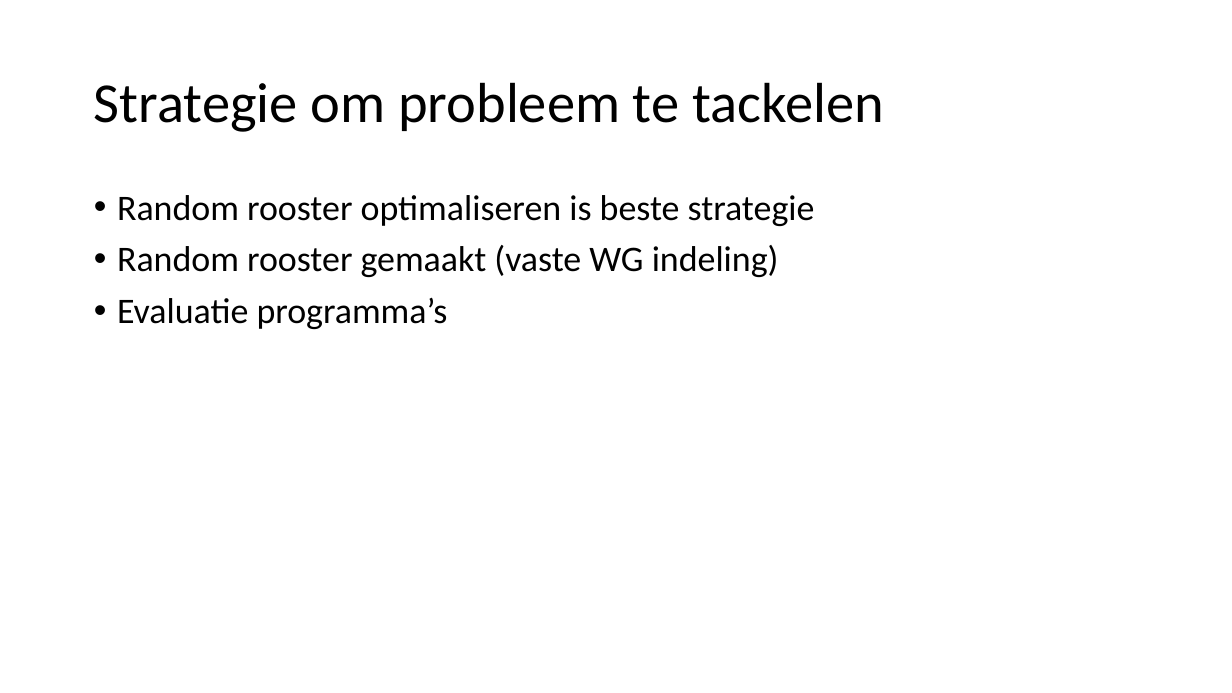
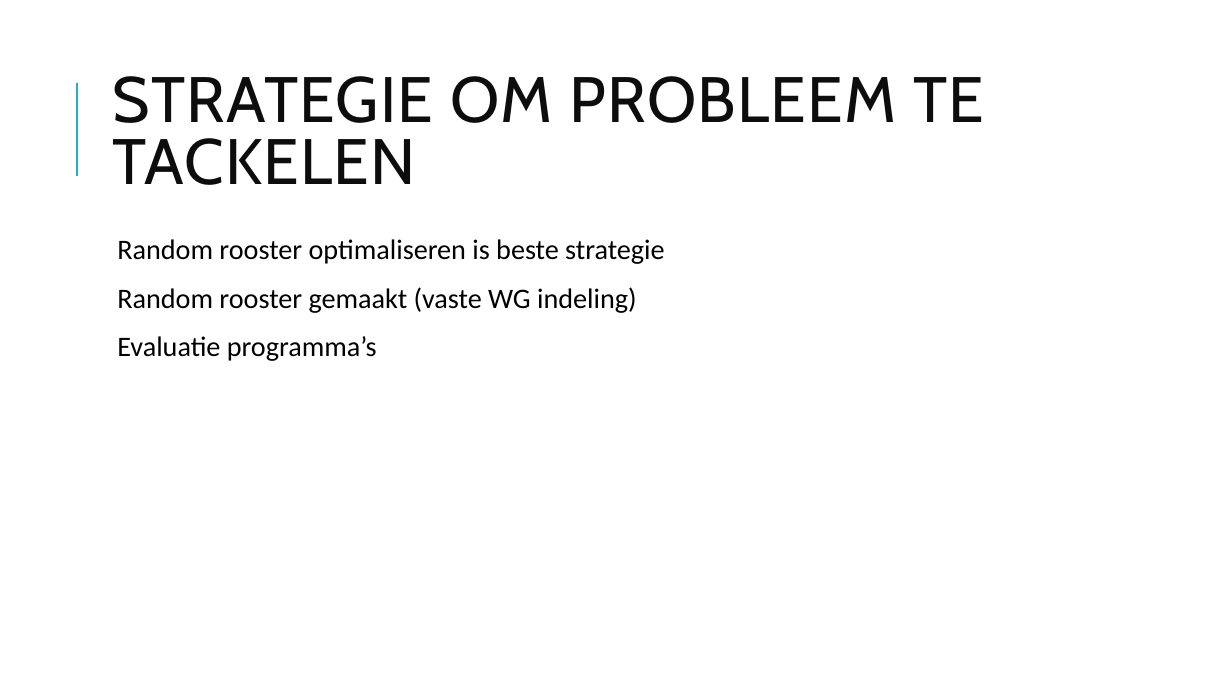
Before and after one commit to popoiopo/Heuristieken, a slide deck: slide 5 of voorstellen.pptx. Drawn at 1232x693 pixels with LibreOffice and Linux fonts; fonts in the diff are those of the drawing. Boxes give left, top, right and bottom in pixels: in the first picture for what was removed or moved away, otherwise in the second. Text is boxed around its words. In the diff, an @@ line names an element or a change of style, - is before the commit and + after.

```diff
--- a/voorstellen.pptx
+++ b/voorstellen.pptx
@@ line added from (77, 176) to (77, 83), #1CADE4 1.5 pt @@
@@ title at bbox=[113, 76, 984, 185]: text changed; size 44 to 50 pt; font Calibri to Cabin; text colour #000000 to #0D0D0D @@
-Strategie om probleem te tackelen
+STRATEGIE OM PROBLEEM TE TACKELEN
@@ text "Random rooster optimaliseren is beste ...": place and size @@
-text "Random rooster optimaliseren is beste ..." at bbox=[117, 195, 815, 329]
+text "Random rooster optimaliseren is beste ..." at bbox=[117, 239, 665, 361]
@@ text "Random rooster optimaliseren is beste ..." at bbox=[117, 239, 665, 361]: size 28 to 22 pt; bullet • to  ; more space between paragraphs @@
```
Also in this commit, not shown: 5 other slides changed, 1 slide added, 2 slides removed, 1 other file.
